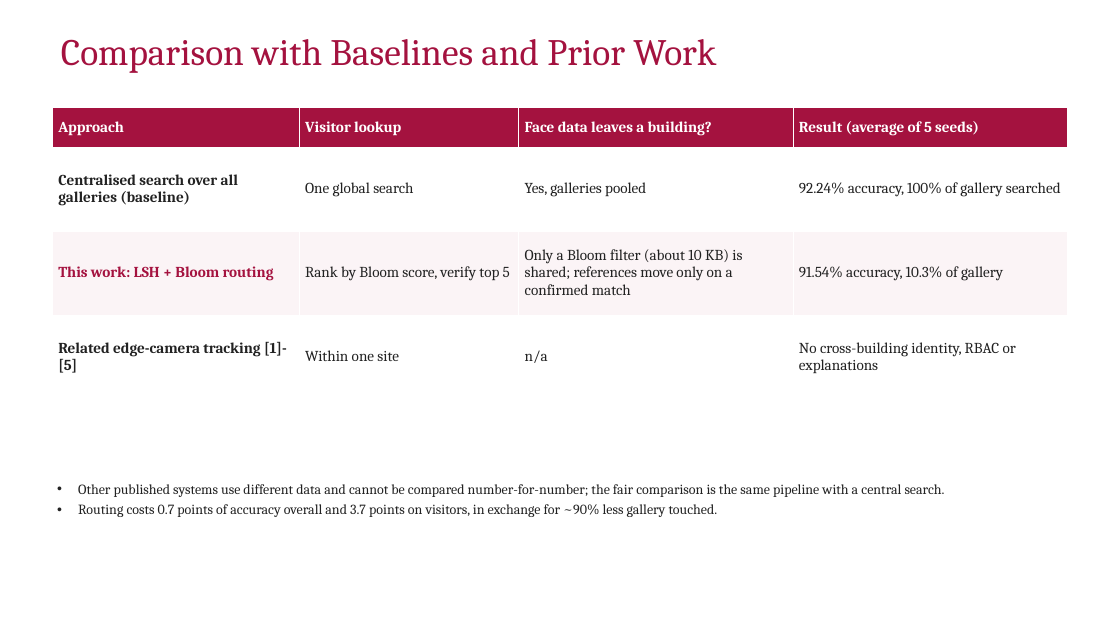
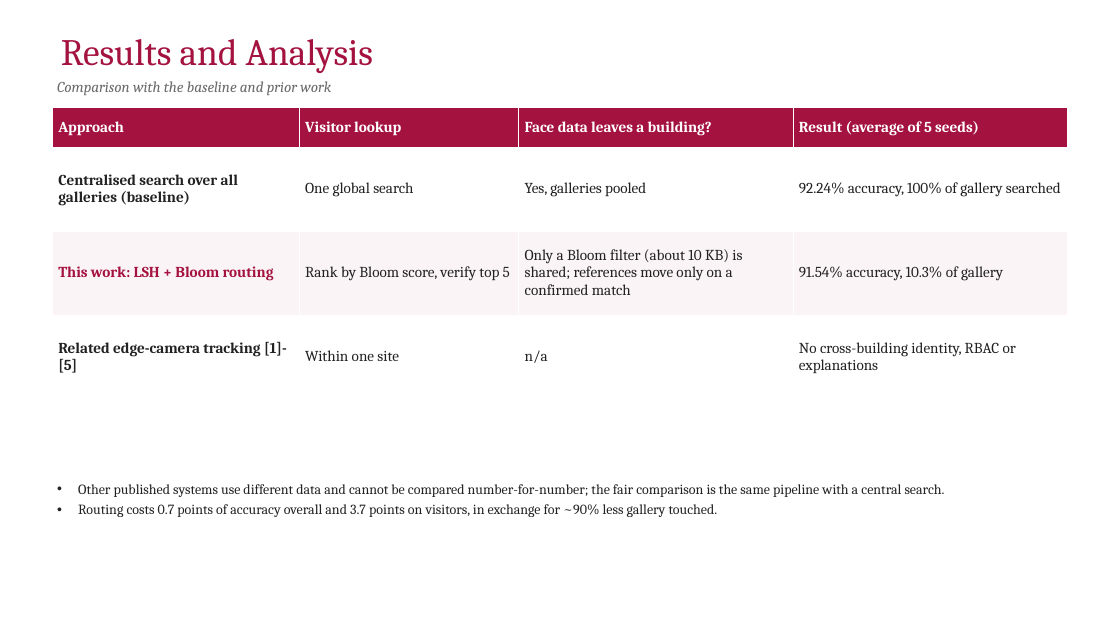
Before and after one commit to yadhu-vipin/Occupant_Tracking_v2, a slide deck: slide 18 of final_review/S7_Final_Review_Group_C3.pptx (slide 23 before the commit). Drawn at 1120x630 pixels with LibreOffice and Linux fonts; fonts in the diff are those of the drawing; background and template pictures are left out. Boxes give left, top, right and bottom in pixels: in the first picture for what was removed or moved away, otherwise in the second. Text is boxed around its words. In the diff, an @@ line names an element or a change of style, - is before the commit and + after.

```diff
--- a/final_review/S7_Final_Review_Group_C3.pptx
+++ b/final_review/S7_Final_Review_Group_C3.pptx
@@ title at (61,39,373,73): text changed @@
-Comparison with Baselines and Prior Work
+Results and Analysis
@@ text added at (57,81,331,95), 13 pt, text #6B6B6B, italic @@
+Comparison with the baseline and prior work
```
Also in this commit, not shown: 10 other slides changed, 5 slides removed, 2 other files.
